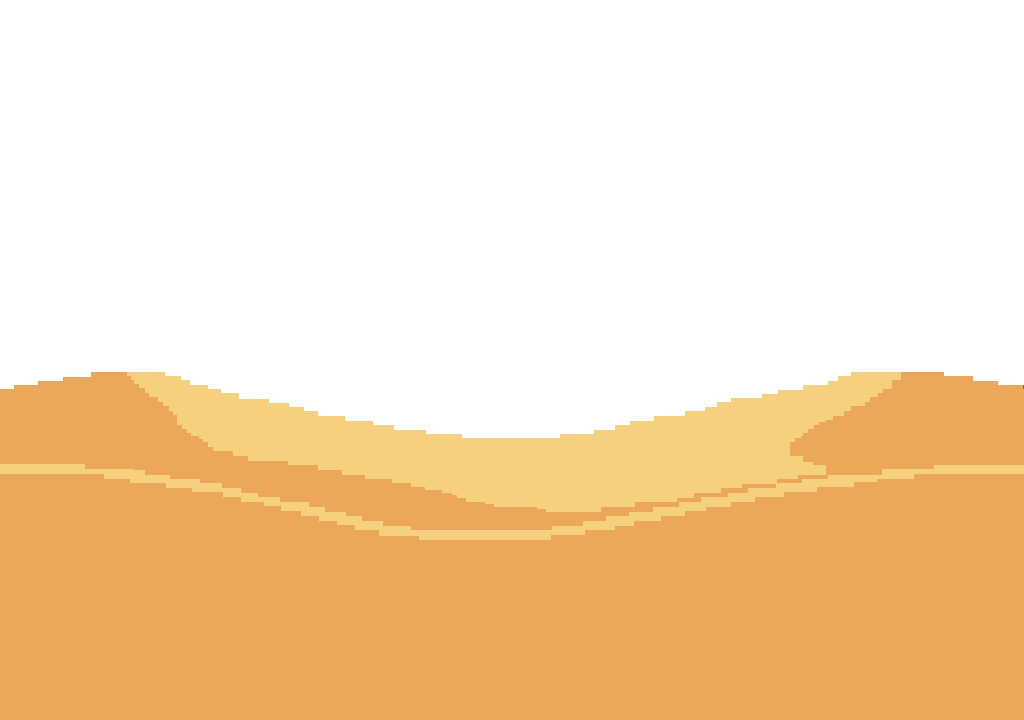
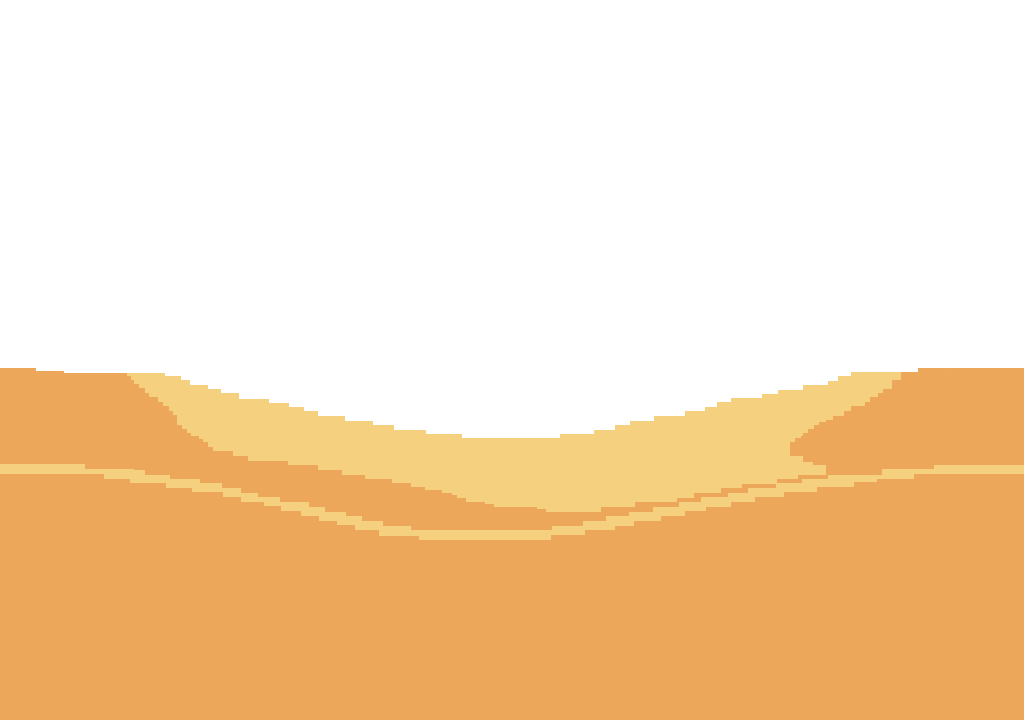
Layers edited between the first and the second (1024, 720) image:
painted on "Capa pegada" over (0, 368, 1024, 389)
